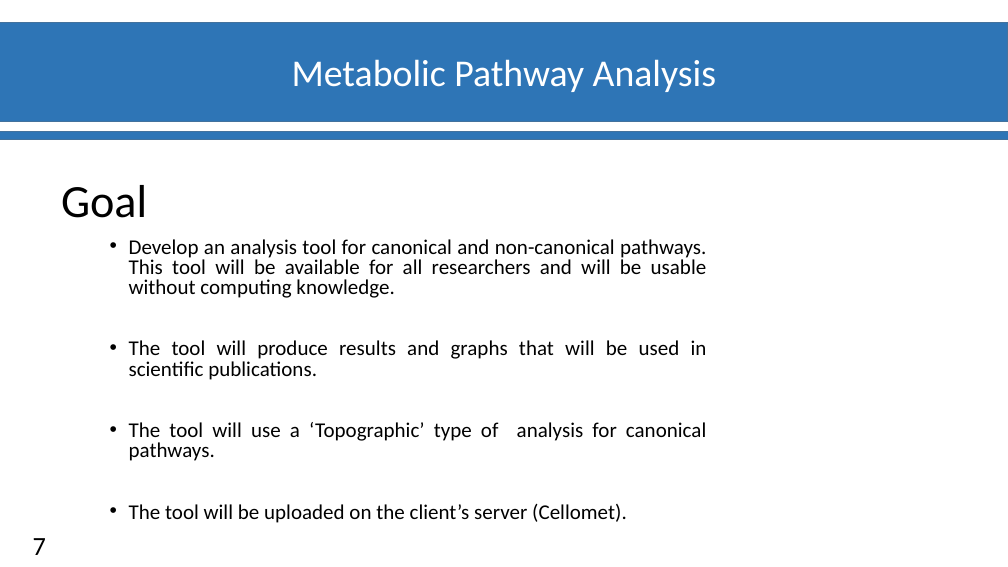
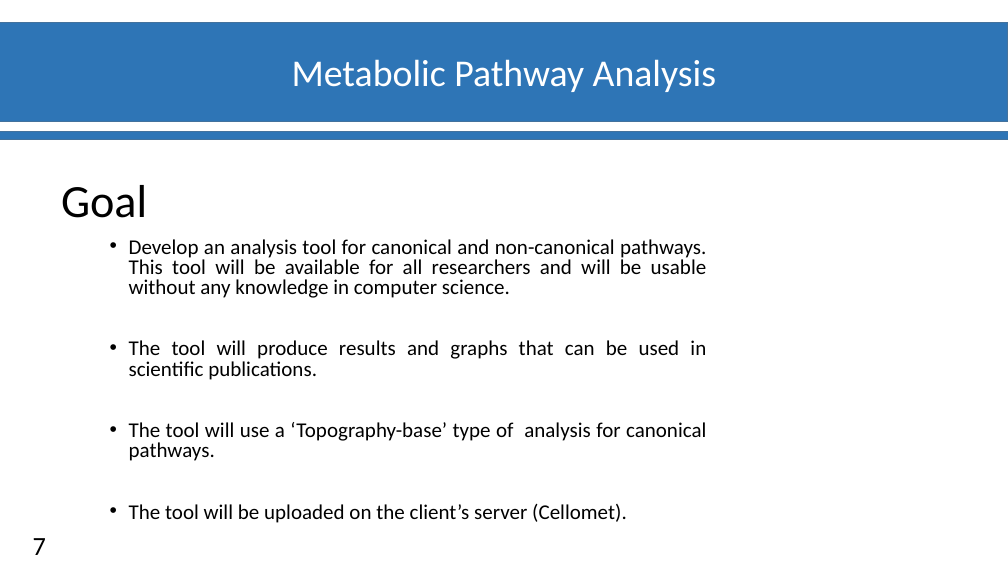
Before and after one commit to materrien/Projet-INSERM, a slide deck: slide 8 of Diapos_Suivit_projet.pptx. Drawn at 1008x567 pixels with LibreOffice and Linux fonts; fonts in the diff are those of the drawing; background and template pictures are left out. Boxes give left, top, right and bottom in pixels: in the first picture for what was removed or moved away, otherwise in the second. Text is boxed around its words. In the diff, an @@ line names an element or a change of style, - is before the commit and + after.

```diff
--- a/Diapos_Suivit_projet.pptx
+++ b/Diapos_Suivit_projet.pptx
@@ text at (x1=129, y1=239, x2=707, y2=461): text changed @@
-• Develop an analysis tool for canonical and non-canonical pathways. This tool will be available for all researchers and will be usable without computing knowledge.
-• The tool will produce results and graphs that will be used in scientific publications.
-• The tool will use a ‘Topographic’ type of analysis for canonical pathways.
+• Develop an analysis tool for canonical and non-canonical pathways. This tool will be available for all researchers and will be usable without any knowledge in computer science.
+• The tool will produce results and graphs that can be used in scientific publications.
+• The tool will use a ‘Topography-base’ type of analysis for canonical pathways.
```
Also in this commit, not shown: 4 other slides changed.
